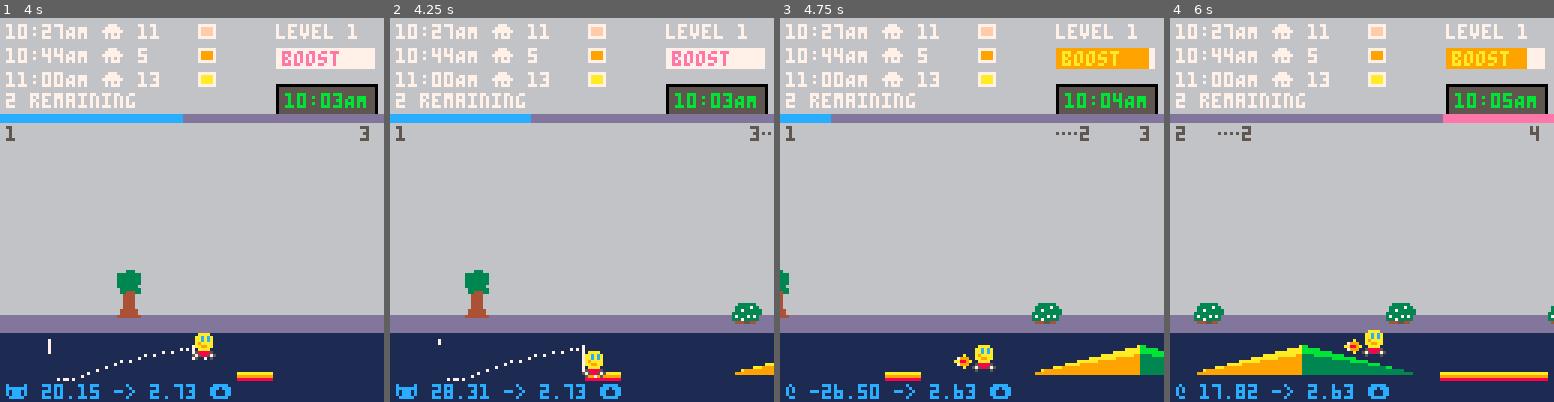
Above: before the commit, frames 1-4 (left to right).
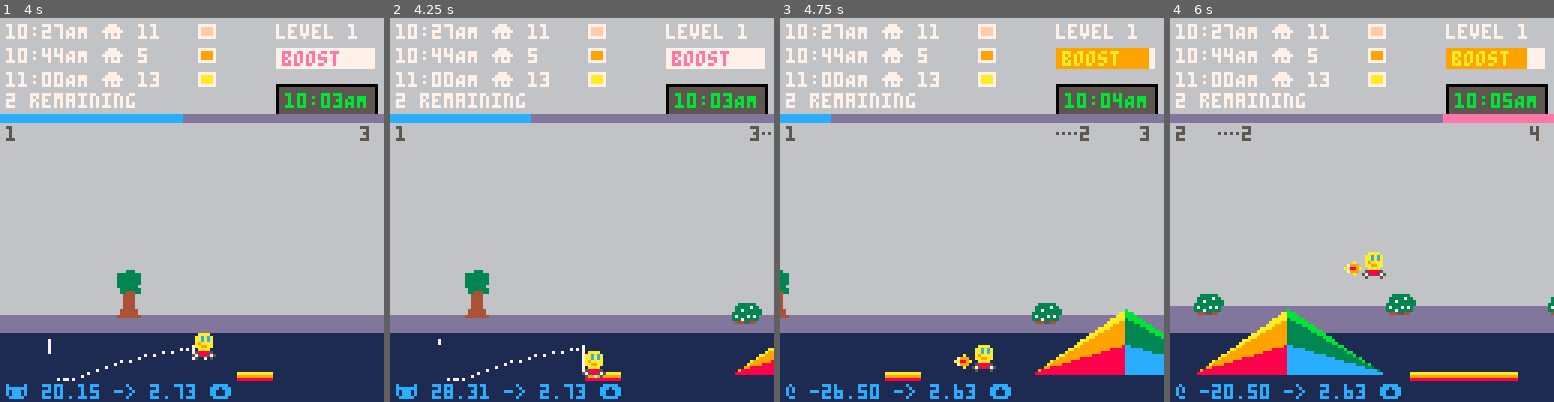
Above: after the commit, the same moments.

Repository: broquaint/pico8-carts
Game: PICO-8 cartridge racer.p8
The game is run twice, just before and just after one commit, with the same random seed, the same clock (stepped at 60 frames per second) and the same inputs.
Inputs:
- Up to frame 1 (4 s): tap X (X key) at 0.33, 0.7, 1.43, 2.58, 3.1, 3.62 s; tap O (Z key) at 1.07, 1.8, 2.43, 3.07, 3.7 s; hold Right 2.33-3.33 s; hold Right from 3.38 s (still down)
- Up to frame 2 (4.25 s): tap X (X key) at 4.13 s; release Right at 4.22 s
- Up to frame 3 (4.75 s): hold Up 4.27-4.67 s; tap O (Z key) at 4.33 s; tap X (X key) at 4.65 s; hold Right from 4.72 s (still down)
- Up to frame 4 (6 s): tap O (Z key) at 4.97, 5.6 s; tap X (X key) at 5.17, 5.68 s; release Right at 5.72 s; hold Down from 5.77 s (still down)

Frame 1 is identical in both runs. In frame 2, 0.4% of the frame differs, in the area x 89-100%, y 85-93%; in frame 3, 3.5%; in frame 4, 9.3%, in the area x 0-100%, y 60-100%.

Commit message:
Better ramps

Diff:
--- a/racer.p8
+++ b/racer.p8
@@ -254,7 +254,7 @@
          ))
 
          local l = make_ramp(
-            { x = new_x + 50, angle = randx(25) + 10, hypot = randx(20) + 30 }
+            { x = new_x + 50, angle = randx(20) + 15, hypot = randx(20) + 30 }
          )
          local r = make_ramp(
             { x = l.x + l.width, angle = 180 - l.angle, hypot = l.hypot }
